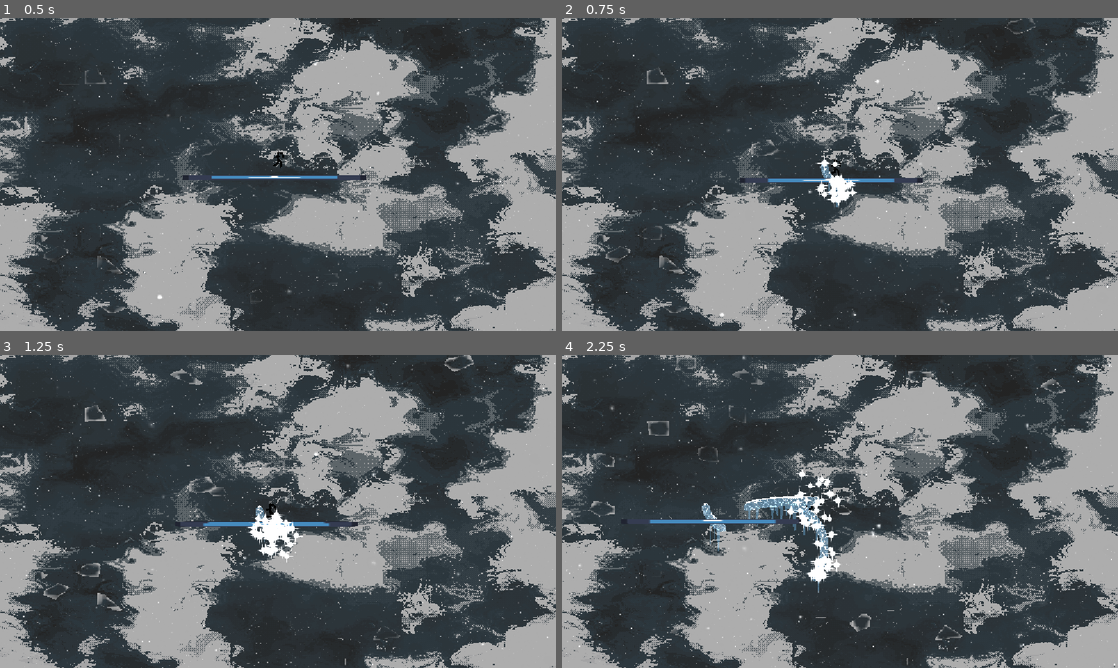
Above: before the commit, frames 1-4 (two rows, left to right).
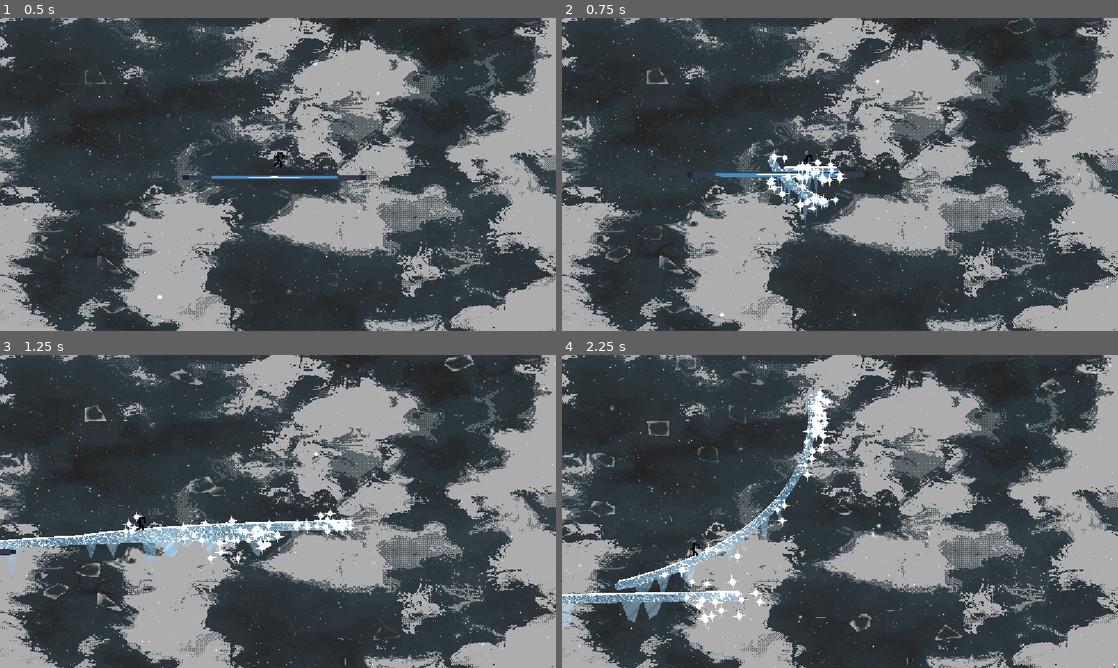
Above: after the commit, the same moments.

Repository: Zepeacedust/snow-game
Game: Godot game, scene res://TestingPlayground.tscn
The game is run twice, just before and just after one commit, with the same random seed, the same clock (stepped at 60 frames per second) and the same inputs. The engine's default icon, where the game draws it, is replaced by a stand-in: a white triangle on a blue panel in a dark square.
Inputs:
- Up to frame 1 (0.5 s): no input
- Up to frame 2 (0.75 s): hold Right (right) from 0.53 s (still down); hold Shift (bridge) from 0.53 s (still down)
- Up to frame 3 (1.25 s): keep holding Right (right); keep holding Shift (bridge); tap Space (jump) at 0.77, 0.8, 1.07 s
- Up to frame 4 (2.25 s): release Shift (bridge) at 1.28 s; tap Space (jump) at 1.35, 1.52, 1.82 s; tap Shift (bridge) at 1.55 s; release Right (right) at 2.03 s; hold Left (left) from 2.03 s (still down); hold Shift (bridge) from 2.03 s (still down)

Frame 1 is identical in both runs. In frame 2, 2.1% of the frame differs, in the area x 26-65%, y 42-66%; in frame 3, 4.0%; in frame 4, 5.9%, in the area x 0-52%, y 10-88%.

Commit message:
More movement adjustement
Bridge control is now dynamic.
Jumping adds vertical momentum off of bridge.
Starting a bridge adds momentum in direction you're about to go.
Starting a bridge is angled between current velocity and target direction.

Diff:
--- a/BridgeObject.tscn
+++ b/BridgeObject.tscn
@@ -5,6 +5,12 @@
 [ext_resource type="Shader" uid="uid://we68tb5nk7" path="res://Shaders/IcePath.gdshader" id="2_oj7mg"]
 
 [sub_resource type="Curve2D" id="Curve2D_1x2th"]
+
+[sub_resource type="Curve" id="Curve_av7il"]
+_limits = [0.0, 300.0, 0.0, 10.0]
+_data = [Vector2(0, 0), 0.0, 8.171592, 0, 0, Vector2(3, 150), -2.298251, -2.298251, 0, 0, Vector2(10, 300), 35.690697, 0.0, 0, 0]
+point_count = 3
+metadata/_snap_enabled = true
 
 [sub_resource type="ShaderMaterial" id="ShaderMaterial_oj7mg"]
 shader = ExtResource("2_gutsx")
@@ -52,7 +58,8 @@
 [node name="BridgeObject" type="Path2D" unique_id=977108169 node_paths=PackedStringArray("line_visualizers")]
 curve = SubResource("Curve2D_1x2th")
 script = ExtResource("1_1x2th")
-control_amount = 50.0
+control_amount = SubResource("Curve_av7il")
+minimum_extension_length = 5.0
 line_visualizers = [NodePath("Glass"), NodePath("Cracks"), NodePath("Snow")]
 
 [node name="Glass" type="Line2D" parent="." unique_id=1228438323]
--- a/TestingPlayground.tscn
+++ b/TestingPlayground.tscn
@@ -223,6 +223,8 @@
 
 [node name="CharacterBody2D" parent="." unique_id=487467837 instance=ExtResource("1_2yr51")]
 position = Vector2(592, 130)
+SPEED = 500.0
+BRIDGE_BOOST = 200.0
 
 [node name="StaticBody2D" type="StaticBody2D" parent="." unique_id=1768566860]
 position = Vector2(509, 361)
--- a/scripts/bridge_object.gd
+++ b/scripts/bridge_object.gd
@@ -8,7 +8,7 @@
 @export var extension_rate : int = 2
 
 
-@export var control_amount : float = 1
+@export var control_amount : Curve
 @export var minimum_extension_length : float = 2
 @onready var colider : RayCast2D = $RayCast2D
 
@@ -22,6 +22,7 @@
 @onready var icicle_points : Array[Vector2] = []
 
 func extend_bridge(from_index:int, curr_speed:float, desiredDirection:Vector2, delta: float):
+	print("speed :", curr_speed)
 	if desiredDirection == Vector2(0,0):
 		desiredDirection = head_direction
 	if is_nan(ghost_speed):
@@ -31,7 +32,7 @@
 	var i = curve.point_count - 1
 	var dest_ticks = min(from_index+lead_ticks, curve.point_count + extension_rate)
 	while i <= dest_ticks:
-		head_direction = (head_direction * ghost_speed + desiredDirection.normalized() * control_amount).normalized()
+		head_direction = (head_direction * ghost_speed + desiredDirection.normalized() * control_amount.sample(ghost_speed/1000)).normalized()
 		ghost_speed = speed_change(i, ghost_speed, delta)
 		var target : Vector2 = curve.get_point_position(i) + head_direction*ghost_speed * delta
 		var extension : Vector2 = best_extension(target)
--- a/scripts/player_movement.gd
+++ b/scripts/player_movement.gd
@@ -12,11 +12,13 @@
 @export var JUMP_VELOCITY : float = -400.0
 @export var ACCEL_CURVE : Curve
 @export var AIR_PIVOT : Curve
+@export var BRIDGE_BOOST : float
 
 @export_category("Bridge Attributes")
 @export var max_meter : float = 100
 @export var meter_recharge : float = 1
 @export var meter_depletion : float = .5
+@export_range(0.0,1.0) var bridge_start_preference : float = .3
 
 
 # object of attatched bridge, or null if not attatched.
@@ -45,11 +47,15 @@
 			bridge_attatched.position = position + determine_foot_loc()
 			bridge_attatched.curve.add_point(Vector2(0,0))
 			bridge_index=0
-			bridge_attatched.head_direction = velocity.normalized()
+			var new_angle : Vector2 = lerp(velocity.normalized(),desired_direction, bridge_start_preference)
+			velocity += new_angle * BRIDGE_BOOST
+			bridge_attatched.head_direction = new_angle
+
 
 		bridge_attatched.extend_bridge(bridge_index, cur_speed, desired_direction, delta)
 	if Input.is_action_just_pressed("jump"):
 		bridge_attatched = null
+		velocity.y += JUMP_VELOCITY
 		return
 	if bridge_index >= bridge_attatched.curve.point_count - 1:
 		bridge_attatched = null
@@ -67,7 +73,7 @@
 		return
 	bridge_index += 1
 	current_meter = max(0, current_meter - meter_depletion)
-	print_debug(velocity, bridge_attatched.head_direction, bridge_attatched.ghost_speed)
+	print_debug((velocity.length()), bridge_attatched.head_direction, bridge_attatched.ghost_speed)
 
 # Movement when not attatched to the bridge
 func unattatched_movement(delta: float, direction) -> void:
@@ -76,7 +82,7 @@
 
 	# Handle jump.
 	if Input.is_action_just_pressed("jump") and is_on_floor():
-		velocity.y = JUMP_VELOCITY
+		velocity.y += JUMP_VELOCITY
 
 
 	if direction and is_on_floor():
